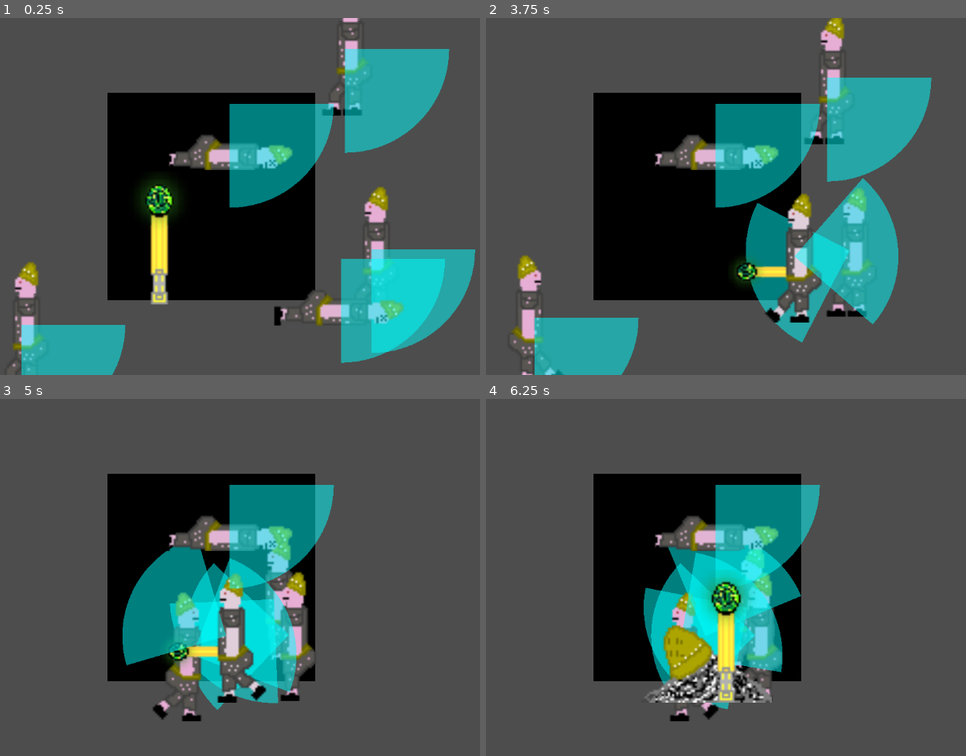
Above: before the commit, frames 1-4 (two rows, left to right).
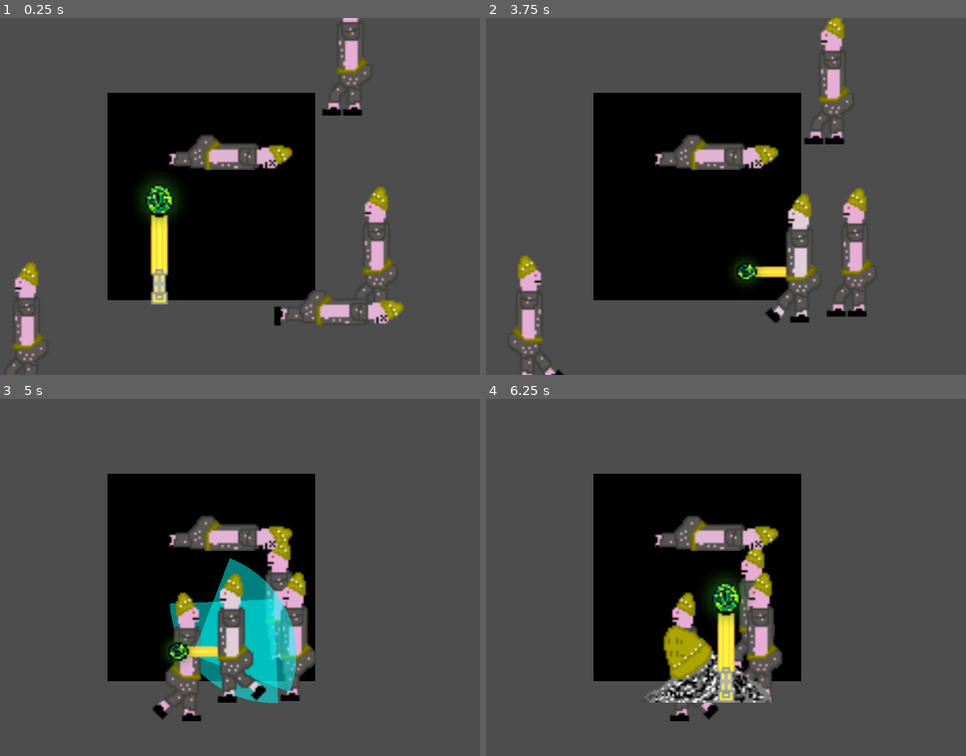
Above: after the commit, the same moments.

Repository: ReneZwiletitsch/PirateJam16
Game: Godot game, scene res://Scenes/generated_level.tscn
The game is run twice, just before and just after one commit, with the same random seed, the same clock (stepped at 60 frames per second) and the same inputs. This scene is started directly instead of the project's main scene.
Inputs (mouse positions are in pixels of both pictures, inside the frame that each line leads up to):
- Up to frame 1 (0.25 s): no input
- Up to frame 2 (3.75 s): move the mouse to (836, 178) at 0.52 s; press the mouse at (836, 178) at 0.53 s; hold D (right) 0.53-1.28 s; move the mouse to (572, 214) at 1.27 s; release the mouse at (572, 214) at 1.28 s; hold S (down) 1.28-2.03 s; tap Mouse wheel up (ScrollZoomIn) at 1.35 s; click (572, 214) at 1.55 s; move the mouse to (759, 117) at 2.02 s; hold D (right) 2.03-2.78 s; hold Mouse wheel down (ScrollZoomOut) 2.03-2.78 s; click (759, 117) at 2.3 s; move the mouse to (663, 267) at 2.77 s; hold W (up) 2.78-3.53 s; click (663, 267) at 2.85 s; move the mouse to (889, 250) at 3.52 s; hold A (left) from 3.53 s (still down); hold C (necromancy) from 3.53 s (still down)
- Up to frame 3 (5 s): keep holding A (left); click (403, 631) at 3.8 s; move the mouse to (19, 523) at 4.27 s; release C (necromancy) at 4.28 s; tap E (test) at 4.35 s; click (19, 523) at 4.55 s
- Up to frame 4 (6.25 s): move the mouse to (730, 577) at 5.02 s; release A (left) at 5.03 s; press the mouse at (730, 577) at 5.03 s; hold S (down) 5.03-5.78 s; move the mouse to (601, 488) at 5.77 s; release the mouse at (601, 488) at 5.78 s; hold D (right) from 5.78 s (still down); tap Mouse wheel up (ScrollZoomIn) at 5.85 s; click (601, 488) at 6.05 s

The runs differ from the first frame. In frame 1, 20% of the frame differs, in the area x 4-100%, y 8-100%; in frame 2, 21%, in the area x 10-93%, y 16-100%; in frame 3, 12%; in frame 4, 11%.

Commit message:
improved attack indicators

Diff:
--- a/piratejam16/Scenes/level_generation_and_handling.gd
+++ b/piratejam16/Scenes/level_generation_and_handling.gd
@@ -93,4 +93,4 @@
 				alive_check = true
 		if not alive_check:
 			Singleton.game_lost = true
-			print("YOU DIED")
+			#print("YOU DIED")
--- /dev/null
+++ b/piratejam16/Scenes/testmap.tscn
@@ -0,0 +1,36 @@
+[gd_scene load_steps=4 format=3 uid="uid://c40cwxwymkss2"]
+
+[ext_resource type="Texture2D" uid="uid://csy4rkfkqmnsc" path="res://assets/sprites/temporary/black100x100.png" id="1_b0l4x"]
+[ext_resource type="PackedScene" uid="uid://dm77ptpohrroj" path="res://Scenes/AIChar.tscn" id="3_pc4t4"]
+
+[sub_resource type="NavigationPolygon" id="NavigationPolygon_ldq31"]
+vertices = PackedVector2Array(1540.83, -1137.21, 1987.67, 985, -1321.56, 985, -1227.43, -1212.73)
+polygons = Array[PackedInt32Array]([PackedInt32Array(0, 1, 2, 3)])
+outlines = Array[PackedVector2Array]([PackedVector2Array(-1237, -1223, 1549, -1147, 2000, 995, -1332, 995)])
+
+[node name="Testmap" type="Node2D"]
+
+[node name="Sprite2D" type="Sprite2D" parent="."]
+texture = ExtResource("1_b0l4x")
+
+[node name="AiChar" parent="." instance=ExtResource("3_pc4t4")]
+position = Vector2(-22, 28)
+
+[node name="Camera2D" type="Camera2D" parent="."]
+zoom = Vector2(3.765, 3.765)
+
+[node name="AIChar" parent="." instance=ExtResource("3_pc4t4")]
+position = Vector2(80, 66)
+
+[node name="NavigationRegion2D" type="NavigationRegion2D" parent="."]
+position = Vector2(16, -12)
+navigation_polygon = SubResource("NavigationPolygon_ldq31")
+
+[node name="AIChar2" parent="." instance=ExtResource("3_pc4t4")]
+position = Vector2(-87, -118)
+
+[node name="AIChar3" parent="." instance=ExtResource("3_pc4t4")]
+position = Vector2(274, -103)
+
+[node name="AIChar4" parent="." instance=ExtResource("3_pc4t4")]
+position = Vector2(-176, 95)
--- a/piratejam16/game.tscn
+++ b/piratejam16/game.tscn
@@ -1,6 +1,5 @@
 [gd_scene load_steps=6 format=4 uid="uid://do5rj2k3k24xt"]
 
-[ext_resource type="PackedScene" uid="uid://bqvoixwaff742" path="res://Scenes/player.tscn" id="1_nnp71"]
 [ext_resource type="Texture2D" uid="uid://b6cup8j5libu0" path="res://assets/tiles/tiles_dungeon_2.png" id="1_noskd"]
 [ext_resource type="PackedScene" uid="uid://cl0f7pp1rg8h1" path="res://player.tscn" id="2_ny7hd"]
 
--- a/piratejam16/scripts/ai_char.gd
+++ b/piratejam16/scripts/ai_char.gd
@@ -64,7 +64,6 @@
 # Called when the node enters the scene tree for the first time.
 func _ready() -> void:
 
-	add_child(target_polygon)
 	var cone_corners := PackedVector2Array([])
 	var radius_vector := Vector2(Singleton.basic_character_range,0)
 	cone_corners.append(Vector2(0,0))
@@ -72,6 +71,8 @@
 		cone_corners.append(radius_vector.rotated(Singleton.basic_attack_angle*i/10))
 	target_polygon.set_polygon(cone_corners)
 	target_polygon.set_color(Color(0, 1, 1, .5))
+	target_polygon.visible = false
+	add_child(target_polygon)
 
 	$CollisionShape2D.disabled = true
 
@@ -133,6 +134,7 @@
 
 func attack():
 	attack_rdy = false
+	target_polygon.visible = true
 	$Attack_timer.start(Singleton.max_attack_cooldown/current_char.dex)
 	if not playercontrol:
 		aim = (Singleton.current_character.global_position-global_position).normalized()
@@ -143,6 +145,7 @@
 
 func _on_attack_timer_timeout() -> void:
 	$Attack_timer.stop()
+	target_polygon.visible = false
 	attack_rdy = true
 	#ai attack
 	if not playercontrol and Singleton.current_character != null:
